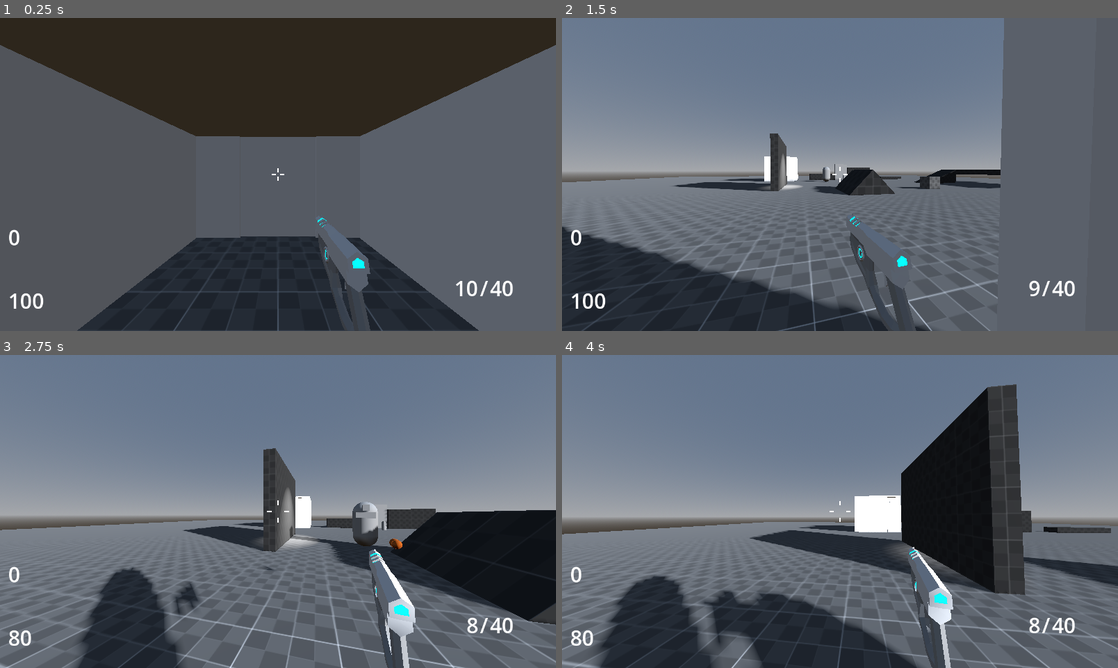
Above: before the commit, frames 1-4 (two rows, left to right).
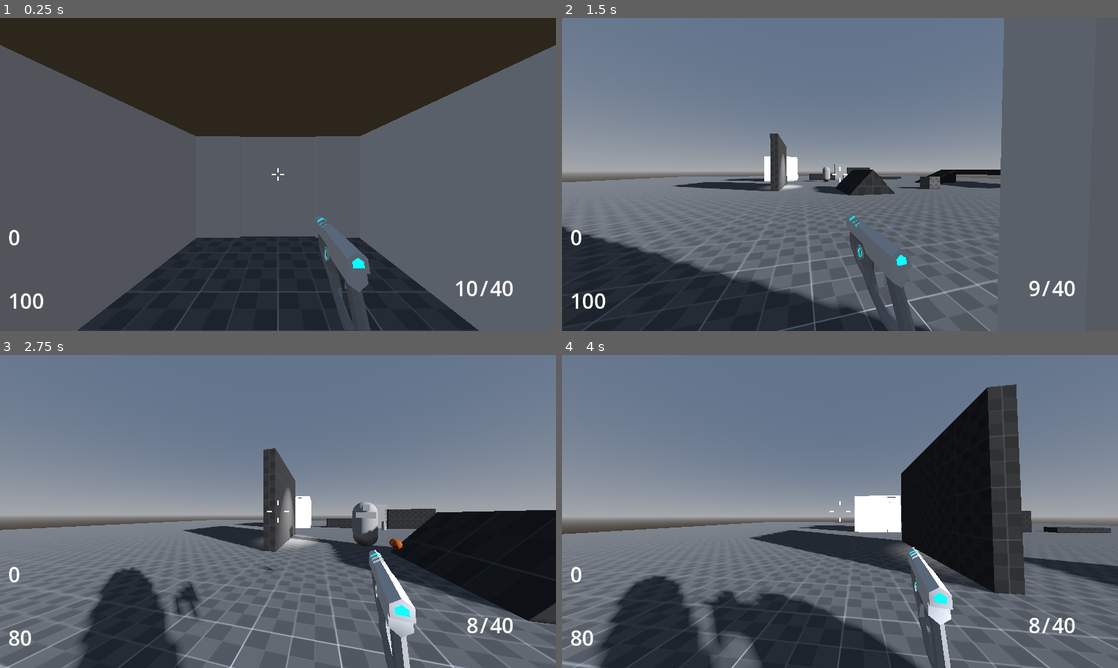
Above: after the commit, the same moments.

Repository: DiscoDragon69/2025s2-fps-Meltedvulture
Game: Godot game, scene res://Levels/dev_level.tscn
The game is run twice, just before and just after one commit, with the same random seed, the same clock (stepped at 60 frames per second) and the same inputs.
Inputs (mouse positions are in pixels of both pictures, inside the frame that each line leads up to):
- Up to frame 1 (0.25 s): no input
- Up to frame 2 (1.5 s): move the mouse to (834, 180) at 0.52 s; press the mouse at (834, 180) at 0.53 s; hold W (forward) from 0.53 s (still down); tap Space (jump) at 0.77 s; tap Mouse wheel down (weaponDown) at 0.8, 1.35 s; move the mouse to (878, 177) at 1.27 s; release the mouse at (878, 177) at 1.28 s
- Up to frame 3 (2.75 s): keep holding W (forward); tap Space (jump) at 1.52 s; tap Mouse wheel up (weaponUp) at 1.55 s; move the mouse to (233, 508) at 2.02 s; hold Mouse wheel up (weaponUp) from 2.03 s (still down); click (233, 508) at 2.3 s
- Up to frame 4 (4 s): move the mouse to (845, 511) at 2.77 s; release W (forward) at 2.78 s; release Mouse wheel up (weaponUp) at 2.78 s; hold A (left) 2.78-3.53 s; tap Ctrl (crouch) at 2.85 s; tap Space (jump) at 3.02, 3.77 s; tap Mouse wheel down (weaponDown) at 3.05 s; move the mouse to (817, 505) at 3.52 s; hold W (forward) from 3.53 s (still down); hold Mouse wheel up (weaponUp) from 3.53 s (still down); tap F (interact) at 3.6 s

The runs differ from the first frame. In frame 1, less than 0.1% of the frame differs, in the area x 57-67%, y 64-100%; in frame 2, 0.1%; in frame 3, 0.2%, in the area x 34-75%, y 62-100%; in frame 4, less than 0.1%.

Commit message:
THE GREAT MIGRATION WAS SUCCESSFUL!!
IT WORKED AND NOTHING BROKE
so far anyway

Diff:
--- a/Weapons/Blaster.tres
+++ b/Weapons/Blaster.tres
@@ -12,7 +12,7 @@
 maxClip = 10
 reserve = 40
 maxReserve = 40
-rpm = 500
+rpm = 800
 Accuracy = 6.0
 melee = false
 shotgun = false
--- a/Weapons/WeaponGlobal.gd
+++ b/Weapons/WeaponGlobal.gd
@@ -1 +1,32 @@
 extends Node
+
+var mouseMovement : Vector2
+var randomSwayX
+var randomSwayY
+var randomSwayAmount = 0
+var time : float = 0.0
+var idleSwayAdjustment = 0
+var idleSwayRotationStrength
+var rng = RandomNumberGenerator.new()
+var weaponBobAmount : Vector2 = Vector2(0,0)
+var weaponBulletPhysics
+var weaponBulletScene
+
+
+var reserveAmmo
+var maxClipAmmo
+var clipAmmo
+
+
+var canShoot : bool = true
+var weaponName
+var weaponAccuracy
+var time_per_shot: float = 0.1  # Default time between shots (calculated dynamically)
+var cooldown_timer: float = 0.0  # Tracks the remaining cooldown time
+var maxInventorySize = 2 #Arrays start at 0, we have 2 weapon slots
+var weaponInventory = []
+var weaponAmmoInventory = []
+var currentWeaponIndex : int = 0
+var shotgun
+var fireMode
+var reloadMode
--- a/Weapons/WeaponManager.gd
+++ b/Weapons/WeaponManager.gd
@@ -39,36 +39,7 @@
 		# Shell reloads are for guns where they load individual rounds
 
 # Internal variables
-var mouseMovement : Vector2
-var randomSwayX
-var randomSwayY
-var randomSwayAmount = 0
-var time : float = 0.0
-var idleSwayAdjustment = 0
-var idleSwayRotationStrength
-var rng = RandomNumberGenerator.new()
-var weaponBobAmount : Vector2 = Vector2(0,0)
-var weaponBulletPhysics
-var weaponBulletScene
-
-
-var reserveAmmo
-var maxClipAmmo
-var clipAmmo
-
-
-var canShoot : bool = true
-var weaponName
-var weaponAccuracy
-var time_per_shot: float = 0.1  # Default time between shots (calculated dynamically)
-var cooldown_timer: float = 0.0  # Tracks the remaining cooldown time
-var maxInventorySize = 2 #Arrays start at 0, we have 2 weapon slots
-var weaponInventory = []
-var weaponAmmoInventory = []
-var currentWeaponIndex : int = 0
-var shotgun
-var fireMode
-var reloadMode
+
 
 @export var weaponAnimationPlayer : AnimationPlayer
 
@@ -95,26 +66,26 @@
 
 
 	if event is InputEventMouseMotion:
-		mouseMovement = event.relative
+		weaponGlobal.mouseMovement = event.relative
 
 func addWeapon(WeaponPath: String):
-	if weaponInventory.size() < maxInventorySize:
-		weaponInventory.append(WeaponPath)
+	if weaponGlobal.weaponInventory.size() < weaponGlobal.maxInventorySize:
+		weaponGlobal.weaponInventory.append(WeaponPath)
 		var weapon = load(WeaponPath)
-		weaponAmmoInventory.append([weapon.clip, weapon.reserve])
+		weaponGlobal.weaponAmmoInventory.append([weapon.clip, weapon.reserve])
 	else:
-		weaponInventory[currentWeaponIndex] = WeaponPath
+		weaponGlobal.weaponInventory[weaponGlobal.currentWeaponIndex] = WeaponPath
 		var weapon = load(WeaponPath)
-		weaponAmmoInventory[currentWeaponIndex] = [weapon.clip, weapon.reserve]
+		weaponGlobal.weaponAmmoInventory[weaponGlobal.currentWeaponIndex] = [weapon.clip, weapon.reserve]
 	loadWeapon()
 
 func switchWeapon(direction: int) -> void:
 	# Increment or decrement the current weapon index based on the direction
-	currentWeaponIndex += direction
+	weaponGlobal.currentWeaponIndex += direction
 
 	# Use modulo (%) to loop the index within the bounds of the array
 	# Ensure it works correctly for negative indices by adding maxInventorySize before taking the modulus
-	currentWeaponIndex = wrap_index(currentWeaponIndex, weaponInventory.size())
+	weaponGlobal.currentWeaponIndex = wrap_index(weaponGlobal.currentWeaponIndex, weaponGlobal.weaponInventory.size())
 
 	# Equip the weapon at the new index
 	loadWeapon()
@@ -132,115 +103,115 @@
 		return
 
 	if !Engine.is_editor_hint():
-		weaponType = load(weaponInventory[currentWeaponIndex])
-
-	weaponName = weaponType.name
+		weaponType = load(weaponGlobal.weaponInventory[weaponGlobal.currentWeaponIndex])
+
+	weaponGlobal.weaponName = weaponType.name
 	weaponMesh.mesh = weaponType.mesh
 	weaponMagazine.mesh = weaponType.magazine
 	weaponBolt.mesh = weaponType.bolt
 	weaponShadow.mesh = weaponType.mesh
 
-	weaponBulletPhysics = weaponType.bulletPhysics
-	weaponBulletScene = load(weaponType.bulletScene)
+	weaponGlobal.weaponBulletPhysics = weaponType.bulletPhysics
+	weaponGlobal.weaponBulletScene = load(weaponType.bulletScene)
 
 	position = weaponType.position
 	rotation_degrees = weaponType.rotation
 	scale = weaponType.scale
 	weaponShadow.visible = weaponType.shadow
-	idleSwayAdjustment = weaponType.idleSwayAdjustment
-	idleSwayRotationStrength = weaponType.idleSwayRotationStrength
-	randomSwayAmount = weaponType.randomSwayAmount
-
-	shotgun = weaponType.shotgun
-	fireMode = weaponType.fireMode
-	reloadMode = weaponType.reloadMode
+	weaponGlobal.idleSwayAdjustment = weaponType.idleSwayAdjustment
+	weaponGlobal.idleSwayRotationStrength = weaponType.idleSwayRotationStrength
+	weaponGlobal.randomSwayAmount = weaponType.randomSwayAmount
+
+	weaponGlobal.shotgun = weaponType.shotgun
+	weaponGlobal.fireMode = weaponType.fireMode
+	weaponGlobal.reloadMode = weaponType.reloadMode
 
 	# Load ammo from weaponAmmoInventory instead of resetting to default
-	if currentWeaponIndex < weaponAmmoInventory.size():
-		var ammo_data = weaponAmmoInventory[currentWeaponIndex]
-		clipAmmo = ammo_data[0]
-		reserveAmmo = ammo_data[1]
+	if weaponGlobal.currentWeaponIndex < weaponGlobal.weaponAmmoInventory.size():
+		var ammo_data = weaponGlobal.weaponAmmoInventory[weaponGlobal.currentWeaponIndex]
+		weaponGlobal.clipAmmo = ammo_data[0]
+		weaponGlobal.reserveAmmo = ammo_data[1]
 	else:
-		clipAmmo = weaponType.clip
-		reserveAmmo = weaponType.reserve
-		weaponAmmoInventory.append([clipAmmo, reserveAmmo])
-
-	maxClipAmmo = weaponType.maxClip
-	Global.clipLabel.text = str(clipAmmo)
-	Global.reserveLabel.text = str(reserveAmmo)
-	time_per_shot = 60.0 / weaponType.rpm
-	weaponAccuracy = weaponType.Accuracy
+		weaponGlobal.clipAmmo = weaponType.clip
+		weaponGlobal.reserveAmmo = weaponType.reserve
+		weaponGlobal.weaponAmmoInventory.append([weaponGlobal.clipAmmo, weaponGlobal.reserveAmmo])
+
+	weaponGlobal.maxClipAmmo = weaponType.maxClip
+	Global.clipLabel.text = str(weaponGlobal.clipAmmo)
+	Global.reserveLabel.text = str(weaponGlobal.reserveAmmo)
+	weaponGlobal.time_per_shot = 60.0 / weaponType.rpm
+	weaponGlobal.weaponAccuracy = weaponType.Accuracy
 
 func sway_weapon(delta, isIdle: bool) -> void:
 	if weaponType == null:
 		return
 
 	# Clamp mouse movement
-	mouseMovement.x = clamp(mouseMovement.x, weaponType.sway_min.x, weaponType.sway_max.x)
-	mouseMovement.y = clamp(mouseMovement.y, weaponType.sway_min.y, weaponType.sway_max.y)
+	weaponGlobal.mouseMovement.x = clamp(weaponGlobal.mouseMovement.x, weaponType.sway_min.x, weaponType.sway_max.x)
+	weaponGlobal.mouseMovement.y = clamp(weaponGlobal.mouseMovement.y, weaponType.sway_min.y, weaponType.sway_max.y)
 
 	#Idle Bob
 	if isIdle:
 		# Get sway noise
 		var swayRandom : float = getSwayNoise()
-		var swayRandomAdjusted = swayRandom * idleSwayAdjustment
+		var swayRandomAdjusted = swayRandom * weaponGlobal.idleSwayAdjustment
 
 		# Update time for sine waves
-		time += delta * (swaySpeed + swayRandom)
+		weaponGlobal.time += delta * (swaySpeed + swayRandom)
 
 		# Calculate random sway
-		randomSwayX = sin(time * 1.5 + swayRandomAdjusted)
-		randomSwayY = sin(time - swayRandomAdjusted)
+		weaponGlobal.randomSwayX = sin(weaponGlobal.time * 1.5 + swayRandomAdjusted)
+		weaponGlobal.randomSwayY = sin(weaponGlobal.time - swayRandomAdjusted)
 
 	# Lerp weapon position
-		if randomSwayAmount != 0:
-			randomSwayX /= randomSwayAmount
-			randomSwayY /= randomSwayAmount
-
-		position.x = lerp(position.x, weaponType.position.x - (mouseMovement.x * weaponType.swayAmountPosition + randomSwayX) * delta, weaponType.swaySpeedPosition)
-		position.y = lerp(position.y, weaponType.position.y + (mouseMovement.y * weaponType.swayAmountPosition + randomSwayY) * delta, weaponType.swaySpeedPosition)
+		if weaponGlobal.randomSwayAmount != 0:
+			weaponGlobal.randomSwayX /= weaponGlobal.randomSwayAmount
+			weaponGlobal.randomSwayY /= weaponGlobal.randomSwayAmount
+
+		position.x = lerp(position.x, weaponType.position.x - (weaponGlobal.mouseMovement.x * weaponType.swayAmountPosition + weaponGlobal.randomSwayX) * delta, weaponType.swaySpeedPosition)
+		position.y = lerp(position.y, weaponType.position.y + (weaponGlobal.mouseMovement.y * weaponType.swayAmountPosition + weaponGlobal.randomSwayY) * delta, weaponType.swaySpeedPosition)
 
 		# Lerp weapon rotation
-		rotation_degrees.y = lerp(rotation_degrees.y, weaponType.rotation.y + (mouseMovement.x * weaponType.swayAmountRotation) * delta, weaponType.swaySpeedRotation)
-		rotation_degrees.x = lerp(rotation_degrees.x, weaponType.rotation.x - (mouseMovement.y * weaponType.swayAmountRotation) * delta, weaponType.swaySpeedRotation)
+		rotation_degrees.y = lerp(rotation_degrees.y, weaponType.rotation.y + (weaponGlobal.mouseMovement.x * weaponType.swayAmountRotation) * delta, weaponType.swaySpeedRotation)
+		rotation_degrees.x = lerp(rotation_degrees.x, weaponType.rotation.x - (weaponGlobal.mouseMovement.y * weaponType.swayAmountRotation) * delta, weaponType.swaySpeedRotation)
 
 	#Movement bob (Not idle)
 	else:
-		position.x = lerp(position.x, weaponType.position.x - (mouseMovement.x * weaponType.swayAmountPosition + weaponBobAmount.x) * delta, weaponType.swaySpeedPosition)
-		position.y = lerp(position.y, weaponType.position.y + (mouseMovement.y * weaponType.swayAmountPosition + weaponBobAmount.y) * delta, weaponType.swaySpeedPosition)
+		position.x = lerp(position.x, weaponType.position.x - (weaponGlobal.mouseMovement.x * weaponType.swayAmountPosition + weaponGlobal.weaponBobAmount.x) * delta, weaponType.swaySpeedPosition)
+		position.y = lerp(position.y, weaponType.position.y + (weaponGlobal.mouseMovement.y * weaponType.swayAmountPosition + weaponGlobal.weaponBobAmount.y) * delta, weaponType.swaySpeedPosition)
 		# Lerp weapon rotation
-		rotation_degrees.y = lerp(rotation_degrees.y, weaponType.rotation.y + (mouseMovement.x * weaponType.swayAmountRotation) * delta, weaponType.swaySpeedRotation)
-		rotation_degrees.x = lerp(rotation_degrees.x, weaponType.rotation.x - (mouseMovement.y * weaponType.swayAmountRotation) * delta, weaponType.swaySpeedRotation)
+		rotation_degrees.y = lerp(rotation_degrees.y, weaponType.rotation.y + (weaponGlobal.mouseMovement.x * weaponType.swayAmountRotation) * delta, weaponType.swaySpeedRotation)
+		rotation_degrees.x = lerp(rotation_degrees.x, weaponType.rotation.x - (weaponGlobal.mouseMovement.y * weaponType.swayAmountRotation) * delta, weaponType.swaySpeedRotation)
 
 func weaponBob(delta, bobSpeed: float, hbobAmount: float, vbobAmount) -> void:
-	time += delta
-
-	weaponBobAmount.x = sin(time * bobSpeed) * hbobAmount
-	weaponBobAmount.y = abs(cos(time * bobSpeed) * vbobAmount)
+	weaponGlobal.time += delta
+
+	weaponGlobal.weaponBobAmount.x = sin(weaponGlobal.time * bobSpeed) * hbobAmount
+	weaponGlobal.weaponBobAmount.y = abs(cos(weaponGlobal.time * bobSpeed) * vbobAmount)
 
 func getSwayNoise() -> float:
-	var noiseLocation : float = rng.randf_range(0, 1.0)
+	var noiseLocation : float = weaponGlobal.rng.randf_range(0, 1.0)
 	return noiseLocation
 
 func shoot() -> void:
-	if clipAmmo != 0 and canShoot == true:
+	if weaponGlobal.clipAmmo != 0 and weaponGlobal.canShoot == true:
 		# Trigger the shot
-		canShoot = false  # Prevent further shooting
-		cooldown_timer = time_per_shot  # Reset the cooldown timer
-
-		if weaponBulletPhysics == "Hitscan":
+		weaponGlobal.canShoot = false  # Prevent further shooting
+		weaponGlobal.cooldown_timer = weaponGlobal.time_per_shot  # Reset the cooldown timer
+
+		if weaponGlobal.weaponBulletPhysics == "Hitscan":
 			#Run Raycast function
 			var camera = Global.player.CAMERA_CONTROLLER
 			var spaceState = camera.get_world_3d().direct_space_state
 			var screenCenter = get_viewport().size / 2
 			var origin = camera.project_ray_origin(screenCenter)
 
-			if shotgun:
+			if weaponGlobal.shotgun:
 				for i in 8:
 					var accuracyAdjustment = Vector3 (
-					rng.randf_range(-weaponType.Accuracy, weaponType.Accuracy),
-					rng.randf_range(-weaponType.Accuracy, weaponType.Accuracy),
-					rng.randf_range(-weaponType.Accuracy, weaponType.Accuracy)
+					weaponGlobal.rng.randf_range(-weaponType.Accuracy, weaponType.Accuracy),
+					weaponGlobal.rng.randf_range(-weaponType.Accuracy, weaponType.Accuracy),
+					weaponGlobal.rng.randf_range(-weaponType.Accuracy, weaponType.Accuracy)
 					)
 
 
@@ -257,9 +228,9 @@
 
 			else:
 				var accuracyAdjustment = Vector3 (
-				rng.randf_range(-weaponType.Accuracy, weaponType.Accuracy),
-				rng.randf_range(-weaponType.Accuracy, weaponType.Accuracy),
-				rng.randf_range(-weaponType.Accuracy, weaponType.Accuracy)
+				weaponGlobal.rng.randf_range(-weaponType.Accuracy, weaponType.Accuracy),
+				weaponGlobal.rng.randf_range(-weaponType.Accuracy, weaponType.Accuracy),
+				weaponGlobal.rng.randf_range(-weaponType.Accuracy, weaponType.Accuracy)
 				)
 
 
@@ -274,78 +245,79 @@
 				if hitBody and hitBody.has_method("take_damage"):
 					hitBody.take_damage(weaponType.Damage)  # Deal damage to the enemy
 
-		if weaponBulletPhysics == "Projectile":
-			var bulletInstance = weaponBulletScene.instantiate()
+		if weaponGlobal.weaponBulletPhysics == "Projectile":
+			var bulletInstance = weaponGlobal.weaponBulletScene.instantiate()
 			bulletInstance.global_transform = bulletSpawnPoint.global_transform
 			bulletInstance.scale = Vector3(0.25, 0.25, 0.25)
 			get_tree().get_root().add_child(bulletInstance)
 
-		clipAmmo -= 1
-		weaponAmmoInventory[currentWeaponIndex][0] = clipAmmo
-		Global.updateLabels(clipAmmo, reserveAmmo)
+		weaponGlobal.clipAmmo -= 1
+		weaponGlobal.weaponAmmoInventory[weaponGlobal.currentWeaponIndex][0] = weaponGlobal.clipAmmo
+		Global.updateLabels(weaponGlobal.clipAmmo, weaponGlobal.reserveAmmo)
 		weaponAnimationPlayer.stop()
 		weaponAnimationPlayer.seek(0)
-		weaponAnimationPlayer.play(weaponName + "/" + "shoot", -1, 2, false)
-
-
-		if fireMode == "Bolt":
+		weaponAnimationPlayer.play(weaponGlobal.weaponName + "/" + "shoot", -1, 2, false)
+
+
+		if weaponGlobal.fireMode == "Bolt":
 			await weaponAnimationPlayer.animation_finished
-			weaponAnimationPlayer.play(weaponName + "/" + "boltCycle", -1, 1, false)
-
-	elif reserveAmmo > 0 and clipAmmo == 0:
+			weaponGlobal.weaponAnimationPlayer.play(weaponGlobal.weaponName + "/" + "boltCycle", -1, 1, false)
+
+	elif weaponGlobal.reserveAmmo > 0 and weaponGlobal.clipAmmo == 0:
 		reloadWeapon()
 		return
 
 
 func reloadWeapon():
-	canShoot = false
-	cooldown_timer = 100
-	if reloadMode == "Shell":
-		var ammoNeeded = maxClipAmmo - clipAmmo
-		weaponAnimationPlayer.play(weaponName + "/" + "startReload", -1, 1, false)
+	weaponGlobal.canShoot = false
+	weaponGlobal.cooldown_timer = 100
+	if weaponGlobal.reloadMode == "Shell":
+		var ammoNeeded = weaponGlobal.maxClipAmmo - weaponGlobal.clipAmmo
+		weaponAnimationPlayer.play(weaponGlobal.weaponName + "/" + "startReload", -1, 1, false)
 		await weaponAnimationPlayer.animation_finished
 		for n in ammoNeeded:
-			weaponAnimationPlayer.play(weaponName + "/" + "shellReload", -1, 1, false)
-			reserveAmmo -= 1
-			clipAmmo += 1
+			weaponAnimationPlayer.play(weaponGlobal.weaponName + "/" + "shellReload", -1, 1, false)
+			weaponGlobal.reserveAmmo -= 1
+			weaponGlobal.clipAmmo += 1
 			await weaponAnimationPlayer.animation_finished
-		weaponAnimationPlayer.play(weaponName + "/" + "finishReload", -1, 1, false)
+		weaponAnimationPlayer.play(weaponGlobal.weaponName + "/" + "finishReload", -1, 1, false)
 	else:
-		if clipAmmo > 0:
-			weaponAnimationPlayer.play(weaponName + "/" + "fullReload", -1, 1, false)
+		if weaponGlobal.clipAmmo > 0:
+			weaponAnimationPlayer.play(weaponGlobal.weaponName + "/" + "fullReload", -1, 1, false)
 			await weaponAnimationPlayer.animation_finished
 		else:
-			weaponAnimationPlayer.play(weaponName + "/" + "emptyReload", -1, 1, false)
+			weaponAnimationPlayer.play(weaponGlobal.weaponName + "/" + "emptyReload", -1, 1, false)
 			await weaponAnimationPlayer.animation_finished
-		var ammoNeeded = maxClipAmmo - clipAmmo
-		if reserveAmmo >= ammoNeeded:
-			reserveAmmo -= ammoNeeded
-			clipAmmo = maxClipAmmo
+		var ammoNeeded = weaponGlobal.maxClipAmmo - weaponGlobal.clipAmmo
+		if weaponGlobal.reserveAmmo >= ammoNeeded:
+			weaponGlobal.reserveAmmo -= ammoNeeded
+			weaponGlobal.clipAmmo = weaponGlobal.maxClipAmmo
 		else:
-			clipAmmo += reserveAmmo
-			reserveAmmo = 0
-
-	Global.updateLabels(clipAmmo, reserveAmmo)
-	weaponAmmoInventory[currentWeaponIndex] = [clipAmmo, reserveAmmo]
-	canShoot = true
-	cooldown_timer = 0
+			weaponGlobal.clipAmmo += weaponGlobal.reserveAmmo
+			weaponGlobal.reserveAmmo = 0
+
+	Global.updateLabels(weaponGlobal.clipAmmo, weaponGlobal.reserveAmmo)
+	weaponGlobal.weaponAmmoInventory[weaponGlobal.currentWeaponIndex] = [weaponGlobal.clipAmmo, weaponGlobal.reserveAmmo]
+	weaponGlobal.canShoot = true
+	weaponGlobal.cooldown_timer = 0
 
 func _process(delta: float) -> void:
-	if cooldown_timer > 0:
-		cooldown_timer -= delta  # Decrease the cooldown timer
-	else:
-		canShoot = true  # Allow shooting once the cooldown ends
-		if fireMode == "Auto" and Input.is_action_pressed("shoot"):
-			shoot()
-
-
 	if !Engine.is_editor_hint():
-		if Input.is_action_just_pressed("reload") and clipAmmo != maxClipAmmo:
+		if weaponGlobal.cooldown_timer > 0:
+			weaponGlobal.cooldown_timer -= delta  # Decrease the cooldown timer
+		else:
+			weaponGlobal.canShoot = true  # Allow shooting once the cooldown ends
+			if weaponGlobal.fireMode == "Auto" and Input.is_action_pressed("shoot"):
+				shoot()
+
+
+	if !Engine.is_editor_hint():
+		if Input.is_action_just_pressed("reload") and weaponGlobal.clipAmmo != weaponGlobal.maxClipAmmo:
 			reloadWeapon()
 
 
 func removeHitMark(Instance):
-	await get_tree().create_timer(rng.randi_range(4, 12)).timeout
+	await get_tree().create_timer(weaponGlobal.rng.randi_range(4, 12)).timeout
 	Instance.queue_free()
 
 
--- a/project.godot
+++ b/project.godot
@@ -18,7 +18,7 @@
 [autoload]
 
 Global="*res://Global.gd"
-WeaponGlobal="*res://Weapons/WeaponGlobal.gd"
+weaponGlobal="*res://Weapons/WeaponGlobal.gd"
 
 [display]
 
